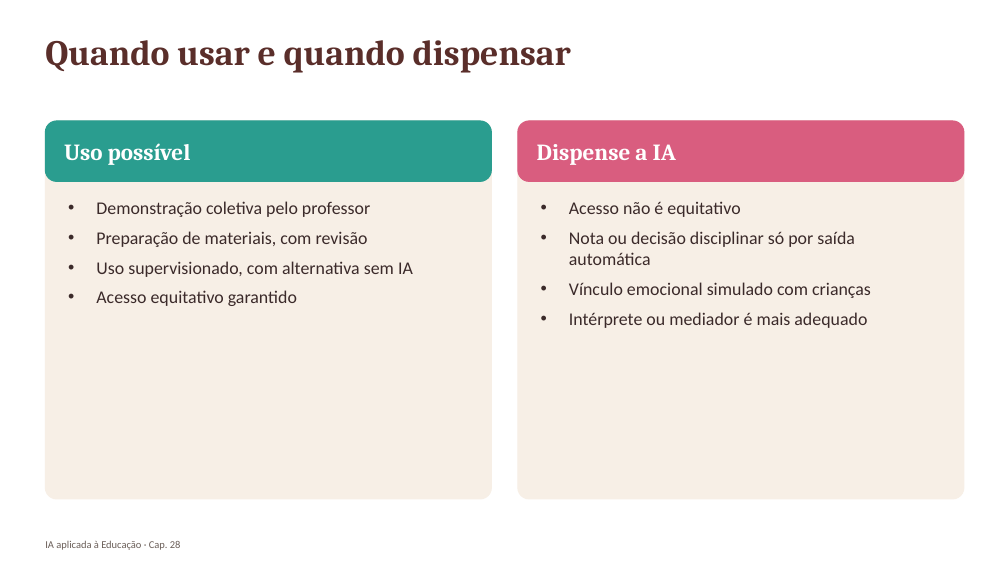
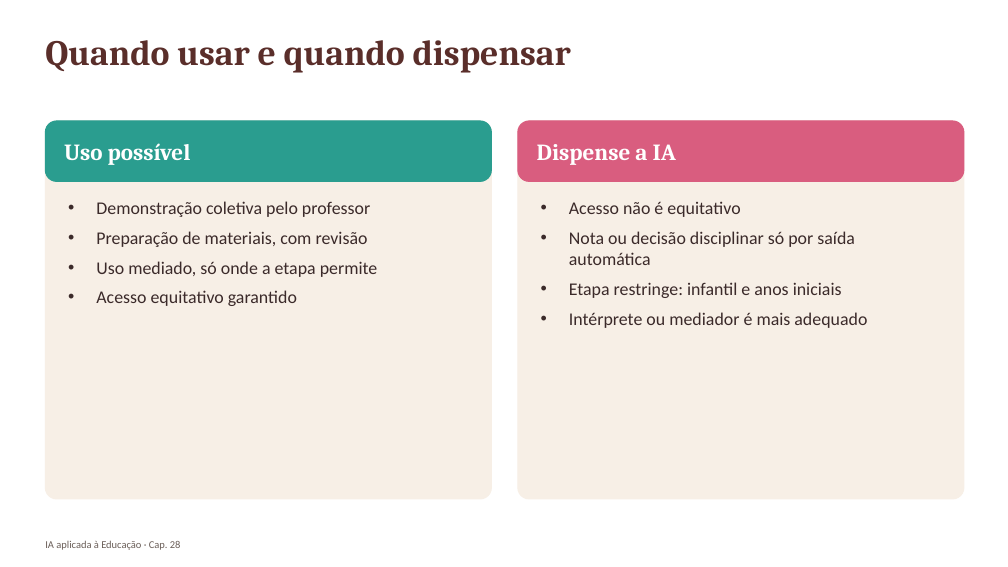
Before and after one commit to arakenmedeiros/claude, a slide deck: slide 22 of livro_ia_educacao/saida/pptx/Cap28_slides.pptx (slide 21 before the commit). Drawn at 1008x567 pixels with LibreOffice and Linux fonts; fonts in the diff are those of the drawing. Boxes give left, top, right and bottom in pixels: in the first picture for what was removed or moved away, otherwise in the second. Text is boxed around its words. In the diff, an @@ line names an element or a change of style, - is before the commit and + after.

```diff
--- a/livro_ia_educacao/saida/pptx/Cap28_slides.pptx
+++ b/livro_ia_educacao/saida/pptx/Cap28_slides.pptx
@@ text at (96, 261, 378, 277): text changed @@
-• Uso supervisionado, com alternativa sem IA
+• Uso mediado, só onde a etapa permite
@@ text at (569, 282, 842, 298): text changed @@
-• Vínculo emocional simulado com crianças
+• Etapa restringe: infantil e anos iniciais
```
Also in this commit, not shown: 4 other slides changed, 1 slide added, 32 other files.
